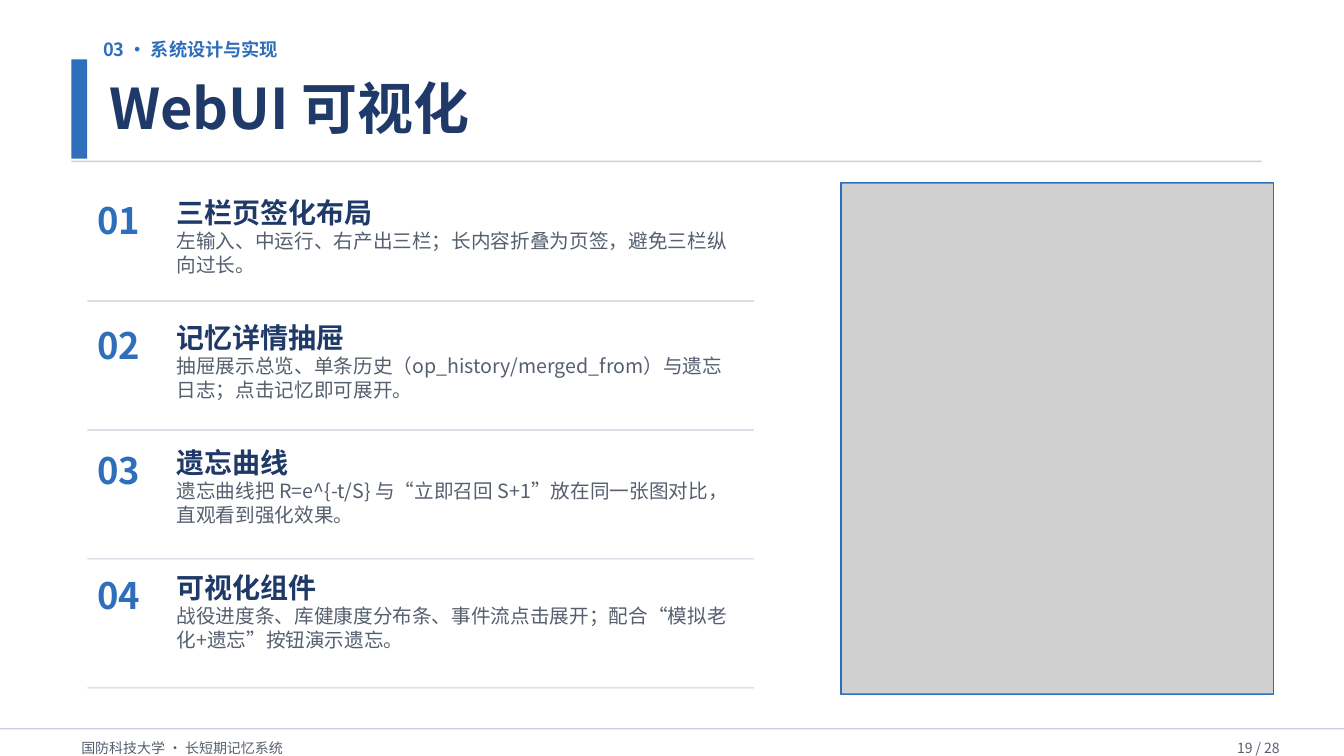
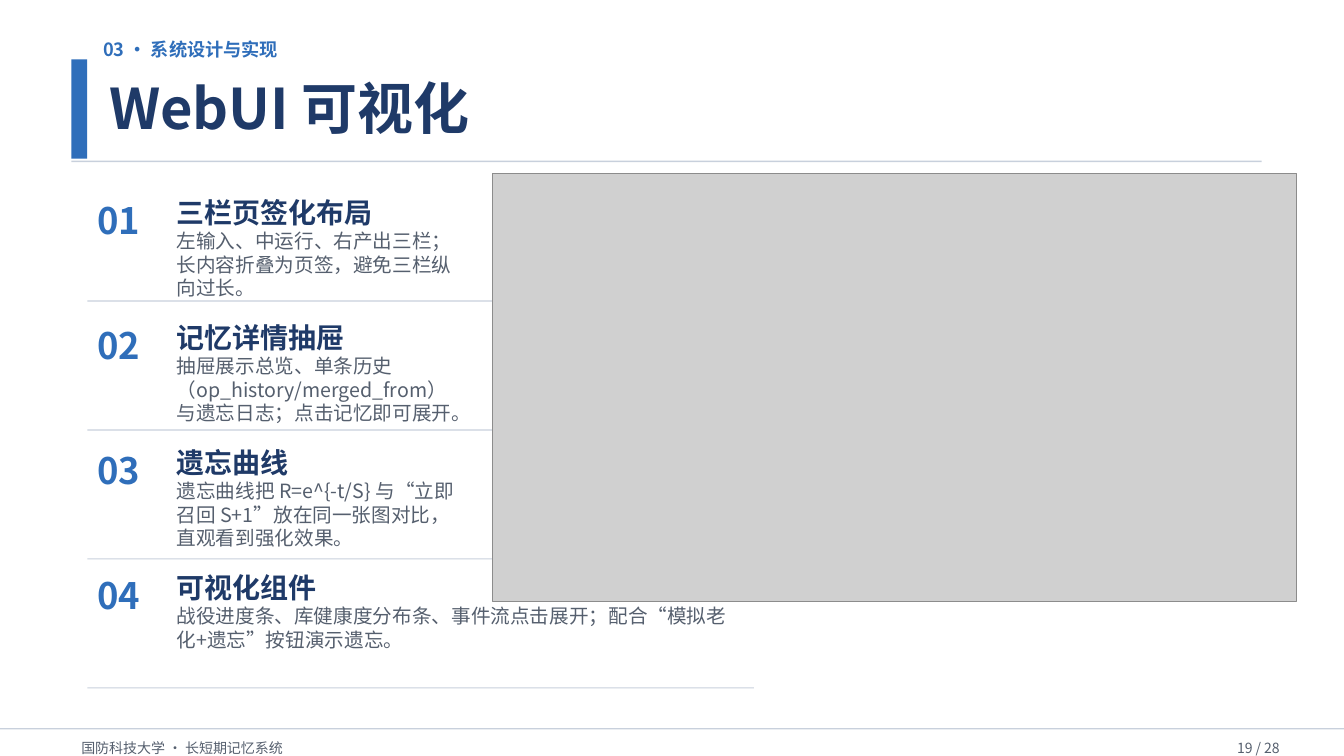
Before and after one commit to Outer-nebula-observer/yz-03, a slide deck: slide 19 of 汇报PPT/最终汇报成果.pptx. Drawn at 1344x756 pixels with LibreOffice and Linux fonts; fonts in the diff are those of the drawing; grey boxes stand for pictures. Boxes give left, top, right and bottom in pixels: in the first picture for what was removed or moved away, otherwise in the second. Text is boxed around its words. In the diff, an @@ line names an element or a change of style, - is before the commit and + after.

```diff
--- a/汇报PPT/最终汇报成果.pptx
+++ b/汇报PPT/最终汇报成果.pptx
@@ picture added at bbox=[493, 173, 1297, 601] @@
@@ picture removed at bbox=[841, 183, 1273, 692] @@
@@ rectangle removed at bbox=[841, 182, 1273, 694] @@
@@ text "左输入、中运行、右产出三栏；长内容折叠为页签，避免三栏纵向过长。" rewrapped from bbox=[177, 231, 727, 274] to bbox=[177, 231, 452, 297] @@
@@ text "抽屉展示总览、单条历史（op_history/merged_from）与遗忘日志；点击记忆即可展开。" rewrapped from bbox=[177, 356, 723, 400] to bbox=[177, 356, 471, 423] @@
@@ text "遗忘曲线把 R=e^{-t/S} 与“立即召回 S+1”放在同一张图对比，直观看到强化效果。" rewrapped from bbox=[177, 481, 728, 524] to bbox=[177, 481, 453, 547] @@
```
Also in this commit, not shown: 2 other slides changed.
